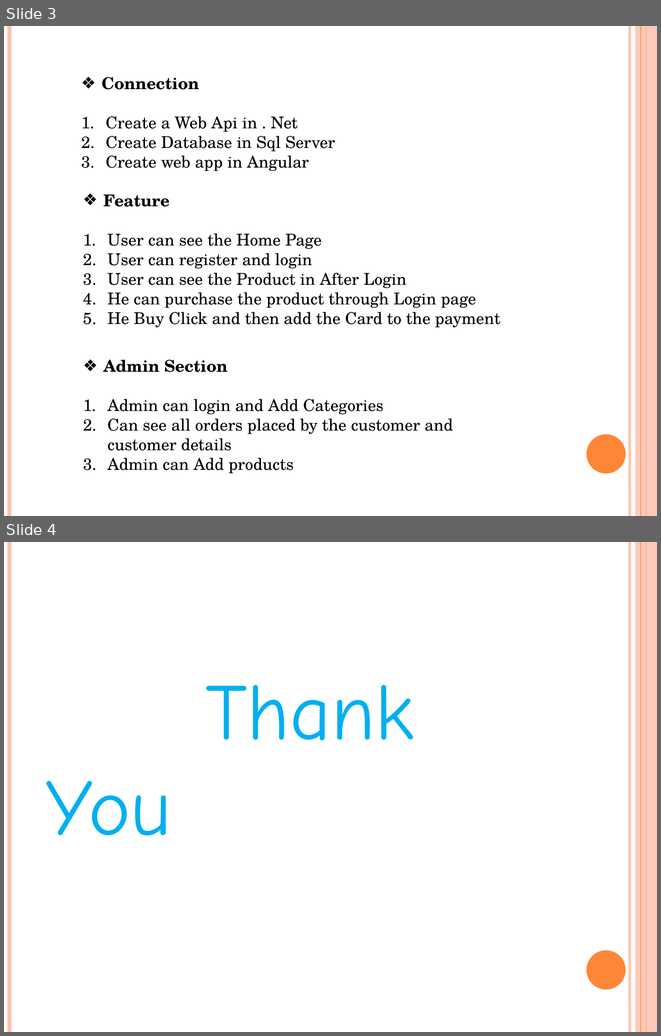
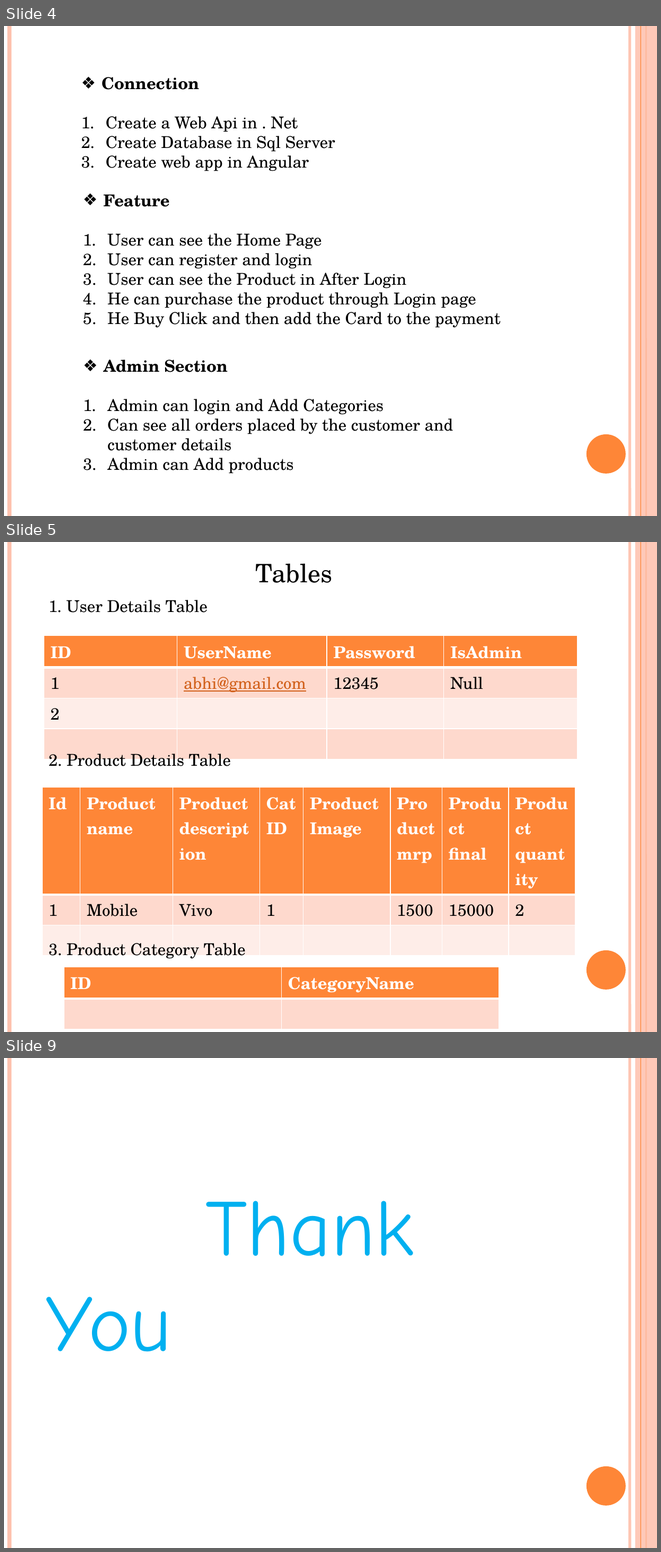
Before and after one commit to dnyaneshd1999/Ecommerce_project, a slide deck: E-commerce.pptx. Shown one above the other, each under a label of ours: slides 3 and 4 before the commit, slides 4, 5 and 9 after it; the slides between them are not shown. The pictures are 661x1036 and 661x1552 pixels, drawn with LibreOffice and Linux fonts; fonts in the diff are those of the drawing. Boxes give left, top, right and bottom in pixels: in the first picture for what was removed or moved away, otherwise in the second. Text is boxed around its words. In the diff, an @@ line names an element or a change of style, - is before the commit and + after.

```diff
--- a/E-commerce.pptx
+++ b/E-commerce.pptx
@@ slide 5 added at (4, 542, 657, 1032), background #FFFFFF; not listed: 6 template elements that a slide beside it also shows @@
@@ text added at (255, 563, 332, 583), 28 pt, text #000000 @@
+Tables
@@ text added at (49, 600, 208, 612), 18 pt, text #000000 @@
+1. User Details Table
@@ table added at (44, 635, 576, 741), 4 rows, 4 columns @@
+ID | UserName | Password | IsAdmin
+1 | abhi@gmail.com | 12345 | Null
+2 |  |  | 
+ |  |  | 
@@ text added at (49, 750, 231, 771), 18 pt, text #000000 @@
+2. Product Details Table
@@ table added at (42, 787, 575, 925), 3 rows, 8 columns @@
+Id | Product / name | Product description | Cat / ID | Product / Image | Productmrp | Product final | Product quantity
+1 | Mobile | Vivo | 1 |  | 1500 | 15000 | 2
+ |  |  |  |  |  |  | 
@@ text added at (49, 943, 246, 959), 18 pt, text #000000 @@
+3. Product Category Table
@@ table added at (64, 967, 499, 1020), 2 rows, 2 columns @@
+ID | CategoryName
+ | 
@@ what was slide 3 is now slide 4 @@
@@ what was slide 4 is now slide 9 @@
```
Also in this commit, not shown: 4 other slides added, 5 other files.
